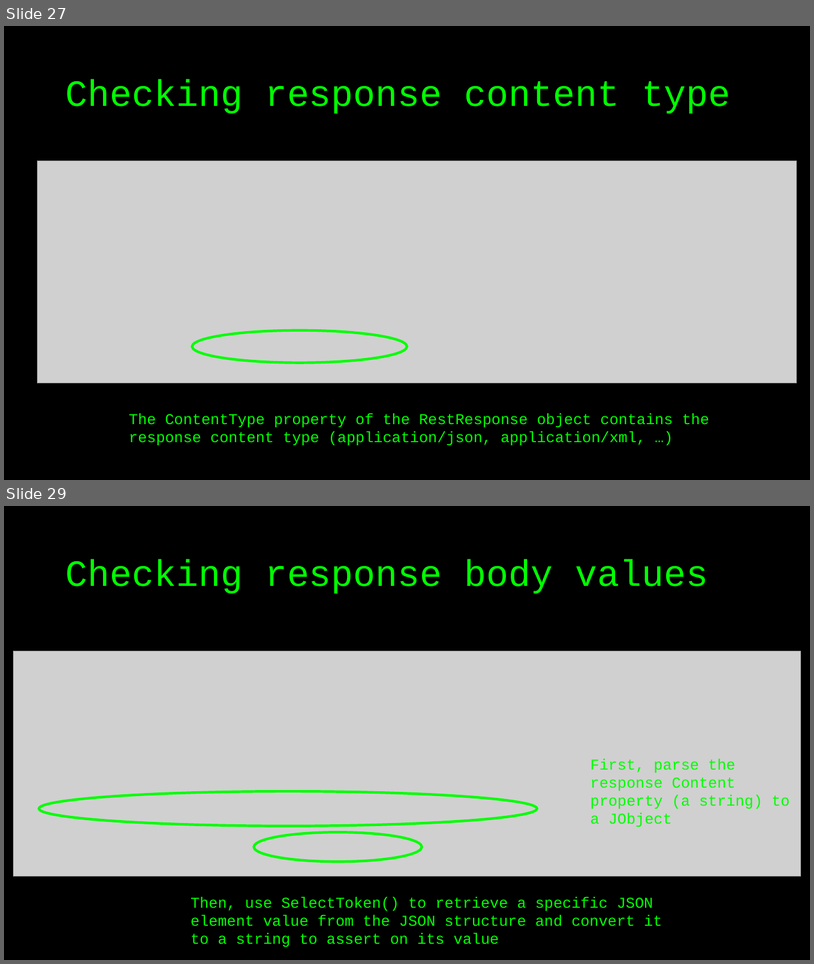
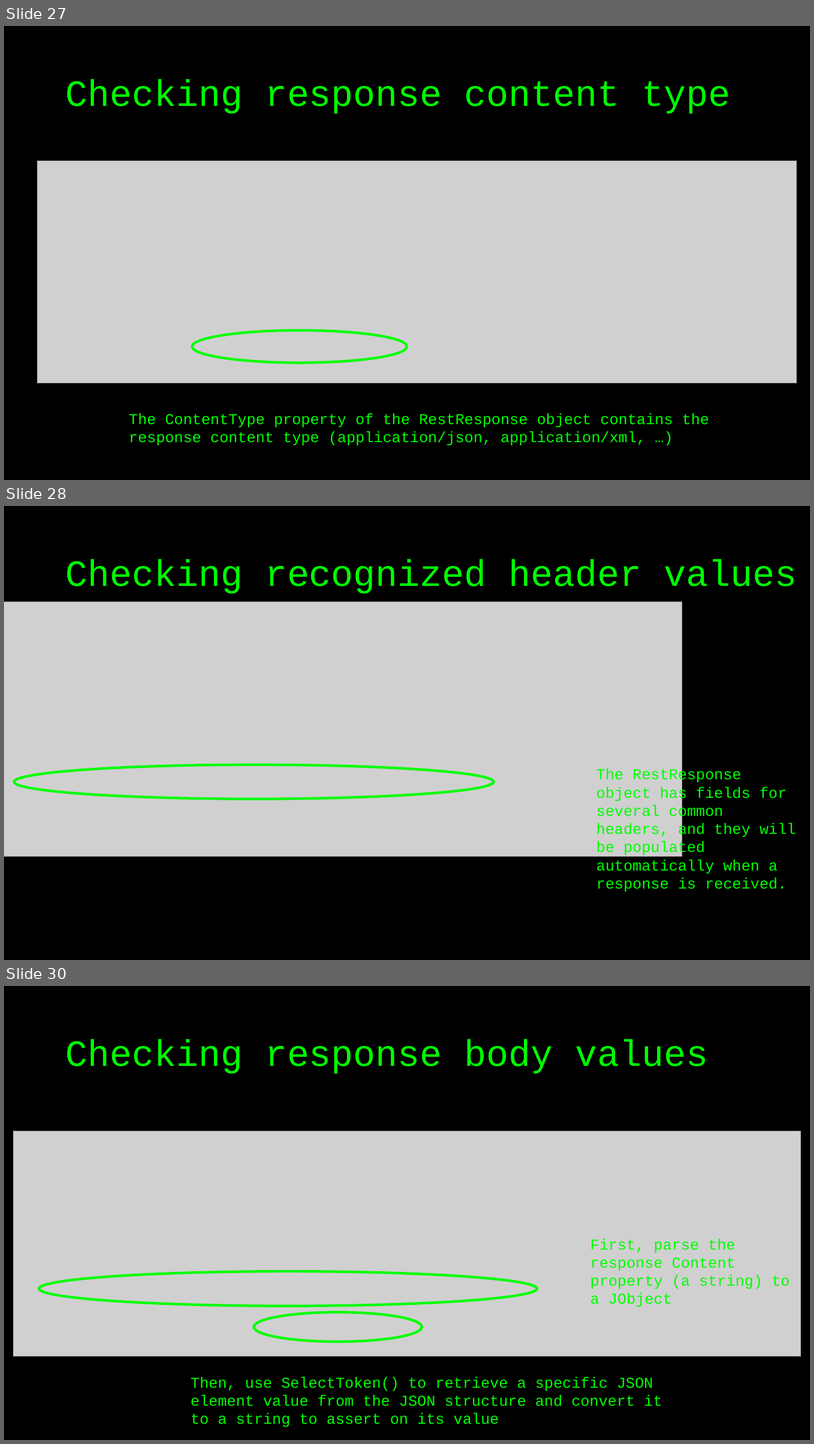
Before and after one commit to basdijkstra/restsharp-workshop, a slide deck: RestSharpWorkshop.pptx. Shown one above the other, each under a label of ours: slides 27 and 29 before the commit, slides 27, 28 and 30 after it; the slides between them are not shown. The pictures are 814x964 and 814x1444 pixels, drawn with LibreOffice and Linux fonts; fonts in the diff are those of the drawing; grey boxes stand for pictures. Boxes give left, top, right and bottom in pixels: in the first picture for what was removed or moved away, otherwise in the second. Text is boxed around its words. In the diff, an @@ line names an element or a change of style, - is before the commit and + after.

```diff
--- a/RestSharpWorkshop.pptx
+++ b/RestSharpWorkshop.pptx
@@ slide 28 added at [4,506,810,960], background #000000 @@
@@ title added at [65,559,797,594], 44 pt, text #00FF00 @@
+Checking recognized header values
@@ picture added at [4,601,683,856] @@
@@ ellipse added at [14,765,494,799], outline #00FF00 3 pt @@
@@ text added at [597,768,796,892], 18 pt, text #00FF00 @@
+The RestResponse object has fields for several common headers, and they will be populated automatically when a response is received.
@@ what was slide 29 is now slide 30 @@
```
Also in this commit, not shown: 1 other slide added, 1 slide removed, 2 other files.
